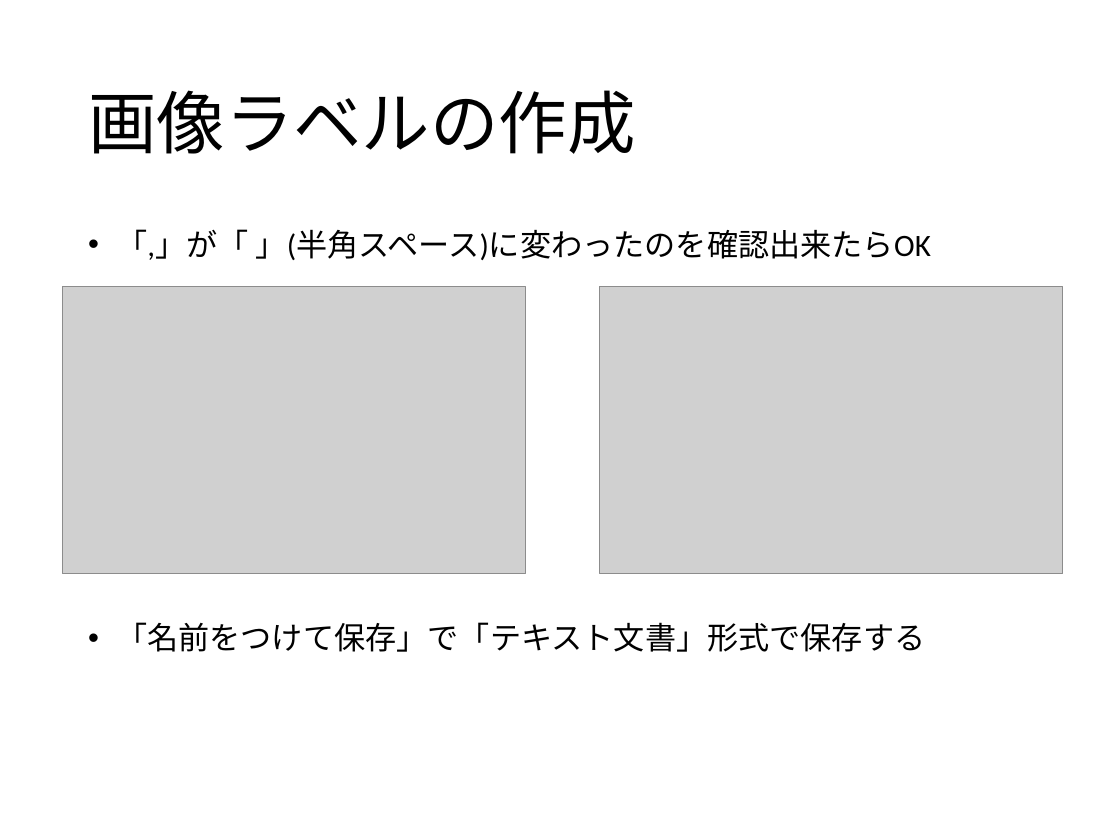
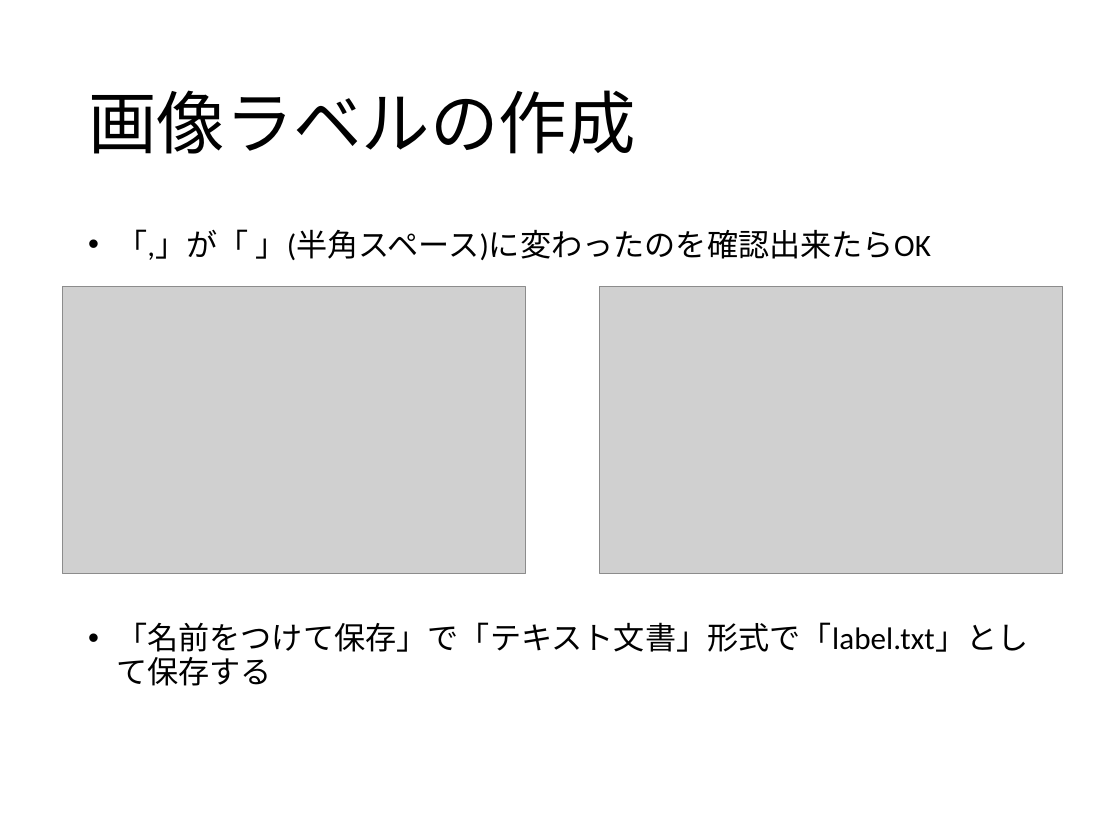
Before and after one commit to hara-lab-mizofumi/Seminar2016, a slide deck: slide 13 of 3-Caffe向けの自作データセットの作成.pptx (slide 11 before the commit). Drawn at 1120x840 pixels with LibreOffice and Linux fonts; fonts in the diff are those of the drawing; grey boxes stand for pictures. Boxes give left, top, right and bottom in pixels: in the first picture for what was removed or moved away, otherwise in the second. Text is boxed around its words. In the diff, an @@ line names an element or a change of style, - is before the commit and + after.

```diff
--- a/3-Caffe向けの自作データセットの作成.pptx
+++ b/3-Caffe向けの自作データセットの作成.pptx
@@ text at (116, 622, 1028, 686): text changed @@
-• 「名前をつけて保存」で「テキスト文書」形式で保存する
+• 「名前をつけて保存」で「テキスト文書」形式で「label.txt」として保存する
```
Also in this commit, not shown: 3 other slides changed, 6 slides added.
